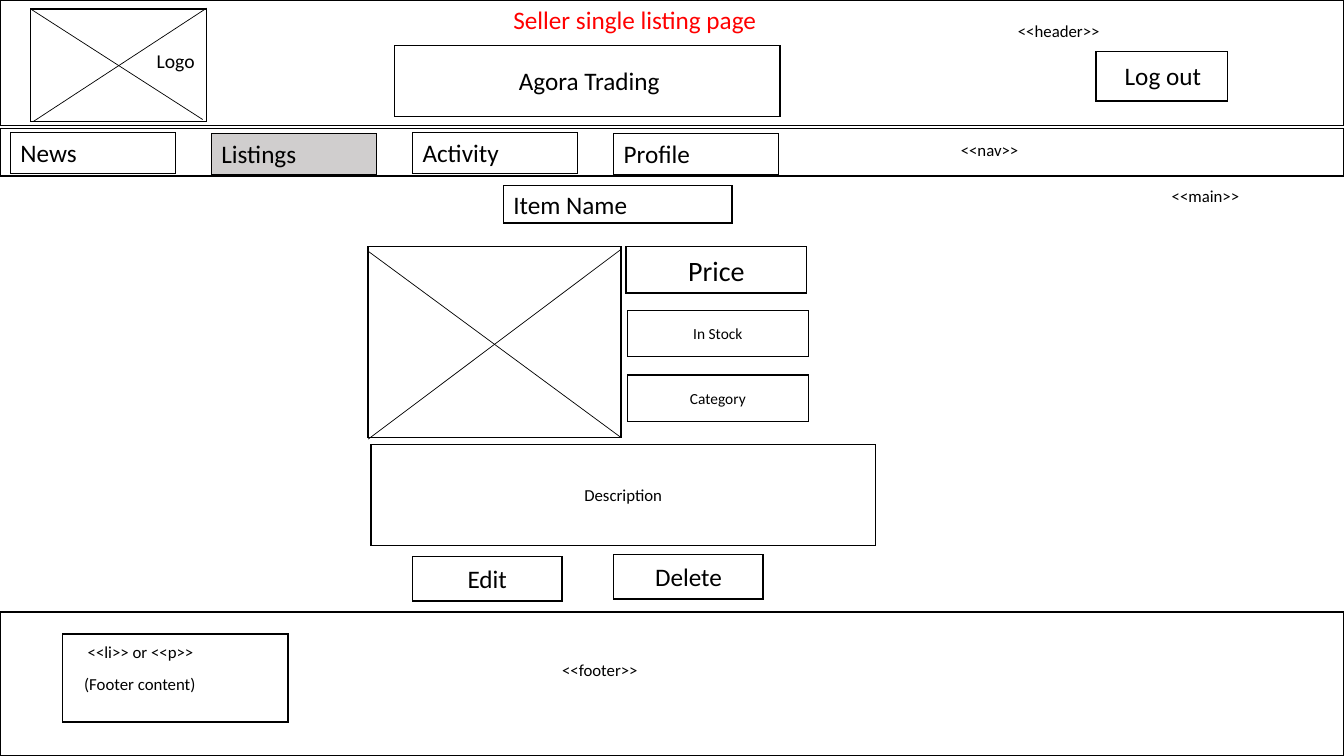
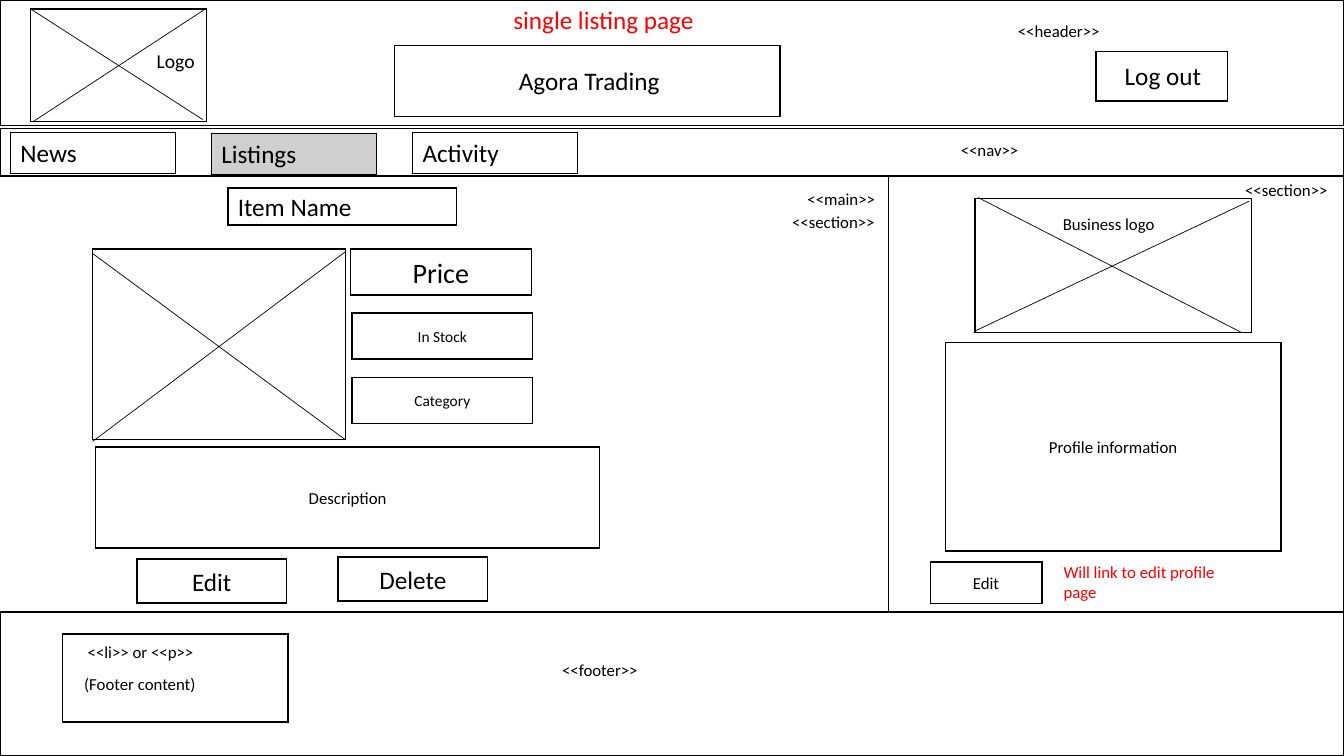
Before and after one commit to jameshutchy/Best-Practice-PHP, a slide deck: slide 10 of BCDE224 - Assessment 2 - James Hutchinson/BCDE244-Assesment 2 - James Hutchinson.pptx. Drawn at 1344x756 pixels with LibreOffice and Linux fonts; fonts in the diff are those of the drawing. Boxes give left, top, right and bottom in pixels: in the first picture for what was removed or moved away, otherwise in the second. Text is boxed around its words. In the diff, an @@ line names an element or a change of style, - is before the commit and + after.

```diff
--- a/BCDE224 - Assessment 2 - James Hutchinson/BCDE244-Assesment 2 - James Hutchinson.pptx
+++ b/BCDE224 - Assessment 2 - James Hutchinson/BCDE244-Assesment 2 - James Hutchinson.pptx
@@ text at bbox=[513, 11, 693, 34]: text changed @@
-Seller single listing page
+single listing page
@@ rectangle added at bbox=[889, 176, 1344, 613], outline #000000 1 pt @@
@@ text "<<main>>": place and size @@
-text "<<main>>" at bbox=[1172, 190, 1240, 202]
+text "<<main>>" at bbox=[807, 193, 875, 205]
@@ rectangle added at bbox=[975, 199, 1251, 333], outline #000000 1 pt @@
@@ line added from (975, 331) to (1249, 202), #000000 0.5 pt @@
@@ line added from (978, 198) to (1242, 333), #000000 0.5 pt @@
@@ text added at bbox=[1245, 184, 1327, 200], 12 pt, text #000000 @@
+<<section>>
@@ text added at bbox=[792, 216, 874, 228], 12 pt, text #000000 @@
+<<section>>
@@ text added at bbox=[1063, 218, 1154, 233], 12 pt, text #000000 @@
+Business logo
@@ 5 rectangles: place and size @@
-5 rectangles at bbox=[368, 247, 875, 545]
+5 rectangles at bbox=[93, 249, 600, 547]
@@ 3 rectangles, 2 lines: place and size @@
-3 rectangles, 2 lines at bbox=[368, 186, 763, 601]
+3 rectangles, 2 lines at bbox=[93, 189, 488, 604]
@@ rectangle "Profile information": place and size @@
-rectangle "Profile information" at bbox=[614, 134, 778, 174]
+rectangle "Profile information" at bbox=[946, 343, 1281, 552]
@@ rectangle "Profile information" at bbox=[946, 343, 1281, 552]: vertical alignment top to middle; outline #000000 0.75 pt to #000000 1 pt @@
@@ text in rectangle at bbox=[1049, 441, 1177, 453]: text changed; size 18 to 12 pt @@
-Profile
+Profile information
@@ rectangle added at bbox=[931, 563, 1043, 604], outline #000000 1 pt, 12 pt, text #000000 @@
+Edit
@@ text added at bbox=[1064, 566, 1214, 601], 12 pt, text #FF0000 @@
+Will link to edit profile page
```
Also in this commit, not shown: 9 other slides changed, 2 slides added, 11 slides removed, 22 other files.
